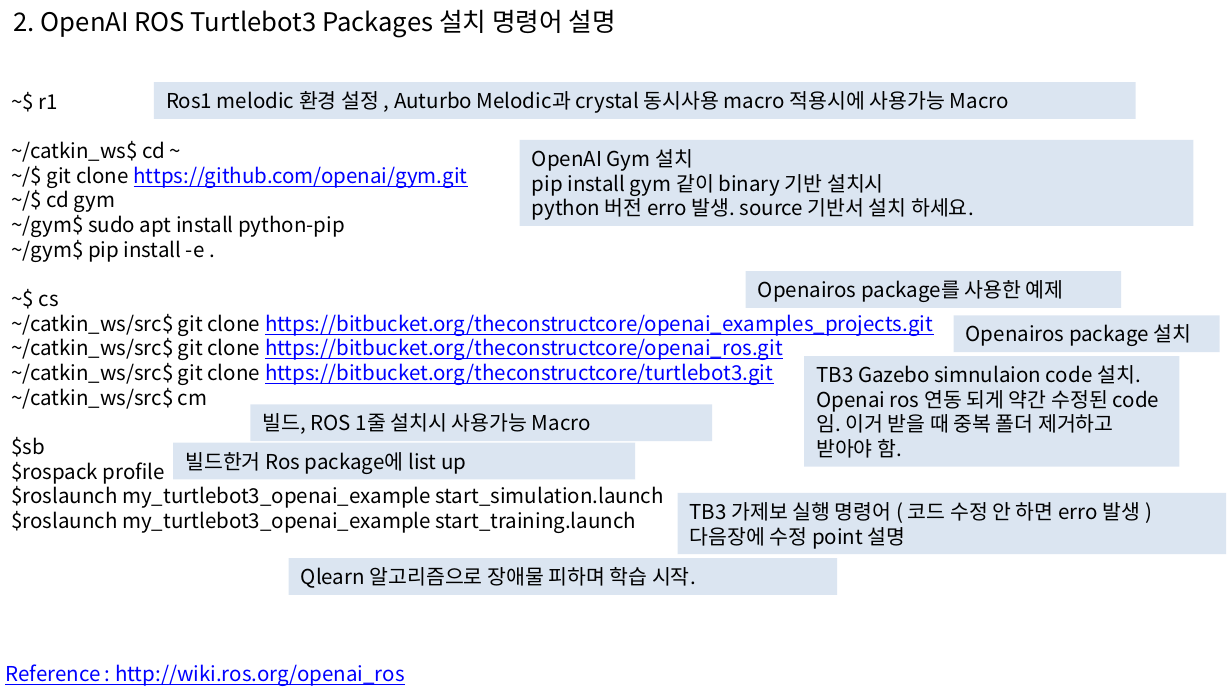
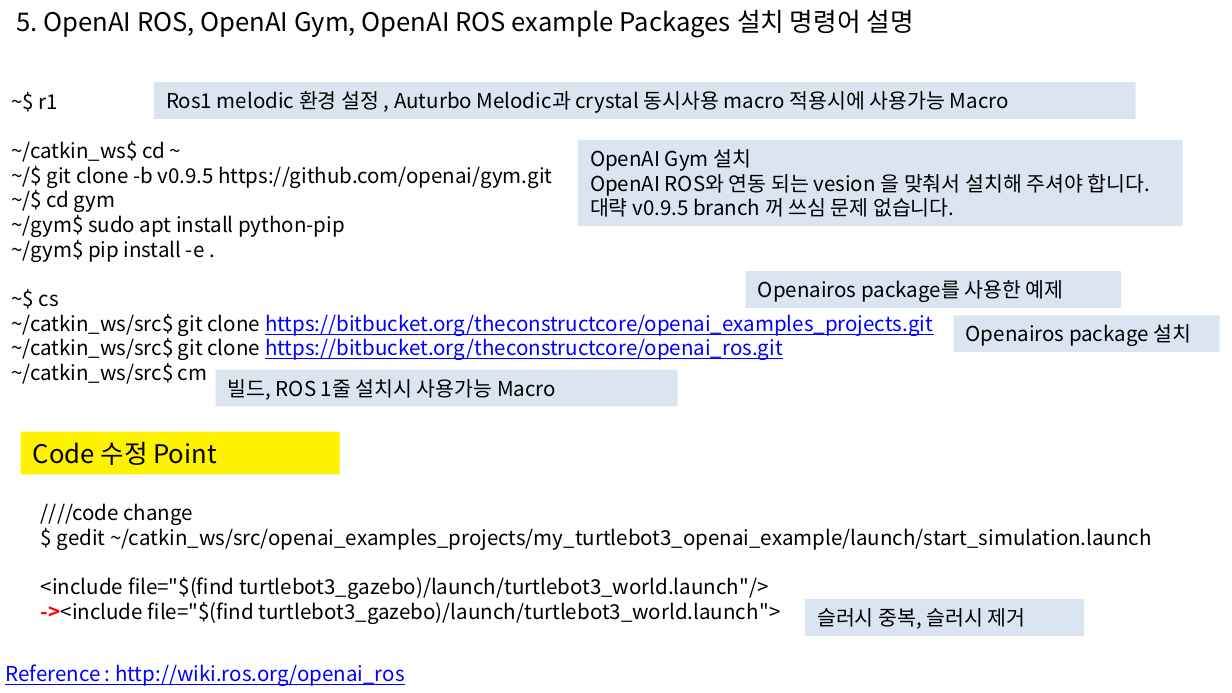
Before and after one commit to jeongam5785/documents, a slide deck: slide 9 of auturbo_2019_spring/auturbo_2019_spring_week5/openai/openai_ros.pptx (slide 7 before the commit). Drawn at 1232x693 pixels with LibreOffice and Linux fonts; fonts in the diff are those of the drawing; background and template pictures are left out. Boxes give left, top, right and bottom in pixels: in the first picture for what was removed or moved away, otherwise in the second. Text is boxed around its words. In the diff, an @@ line names an element or a change of style, - is before the commit and + after.

Commit message:
modi openai ros

```diff
--- a/auturbo_2019_spring/auturbo_2019_spring_week5/openai/openai_ros.pptx
+++ b/auturbo_2019_spring/auturbo_2019_spring_week5/openai/openai_ros.pptx
@@ text at [16,9,913,38]: text changed @@
-2. OpenAI ROS Turtlebot3 Packages 설치 명령어 설명
+5. OpenAI ROS, OpenAI Gym, OpenAI ROS example Packages 설치 명령어 설명
@@ rectangle removed at [520,140,1194,227] @@
-OpenAI Gym 설치
-pip install gym 같이 binary 기반 설치시
-python 버전 erro 발생. source 기반서 설치 하세요.
@@ rectangle added at [578,140,1183,227], fill #B9CDE5 at 50% opacity, 12 pt, text #000000 @@
+OpenAI Gym 설치
+OpenAI ROS와 연동 되는 vesion 을 맞춰서 설치해 주셔야 합니다. 대략 v0.9.5 branch 꺼 쓰심 문제 없습니다.
@@ text at [47,166,553,188]: text changed; text colour #0000FF to #000000 @@
-~/$ git clone https://github.com/openai/gym.git
+~/$ git clone -b v0.9.5 https://github.com/openai/gym.git
@@ rectangle removed at [804,356,1180,467] @@
-TB3 Gazebo simnulaion code 설치. Openai ros 연동 되게 약간 수정된 code 임. 이거 받을 때 중복 폴더 제거하고 받아야 함.
@@ text at [11,363,773,385]: paragraph removed @@
-~/catkin_ws/src$ git clone https://bitbucket.org/theconstructcore/turtlebot3.git
@@ rectangle "빌드, ROS 1줄 설치시 사용가능 ...": place and size @@
-rectangle "빌드, ROS 1줄 설치시 사용가능 ..." at [250,404,712,441]
+rectangle "빌드, ROS 1줄 설치시 사용가능 ..." at [216,370,678,407]
@@ text at [11,437,664,533]: paragraphs removed @@
-$sb
-$rospack profile
-$roslaunch my_turtlebot3_openai_example start_simulation.launch
-$roslaunch my_turtlebot3_openai_example start_training.launch
@@ rectangle added at [21,431,340,474], fill #FFF200, 15 pt, text #000000 @@
+Code 수정 Point
@@ rectangle removed at [174,442,636,479] @@
-빌드한거 Ros package에 list up
@@ text added at [41,503,1152,624], 12 pt, text #000000 @@
+////code change
+$ gedit ~/catkin_ws/src/openai_examples_projects/my_turtlebot3_openai_example/launch/start_simulation.launch
+<include file="$(find turtlebot3_gazebo)/launch/turtlebot3_world.launch"/>
+-><include file="$(find turtlebot3_gazebo)/launch/turtlebot3_world.launch">
@@ rectangle removed at [678,493,1226,554] @@
-TB3 가제보 실행 명령어 ( 코드 수정 안 하면 erro 발생 )
-다음장에 수정 point 설명
@@ rectangle removed at [288,558,837,595] @@
-Qlearn 알고리즘으로 장애물 피하며 학습 시작.
@@ rectangle added at [804,599,1084,636], fill #B9CDE5 at 50% opacity, 12 pt, text #000000 @@
+슬러시 중복, 슬러시 제거
```
Also in this commit, not shown: 10 other slides changed, 6 slides added, 3 slides removed, 1 other file.
